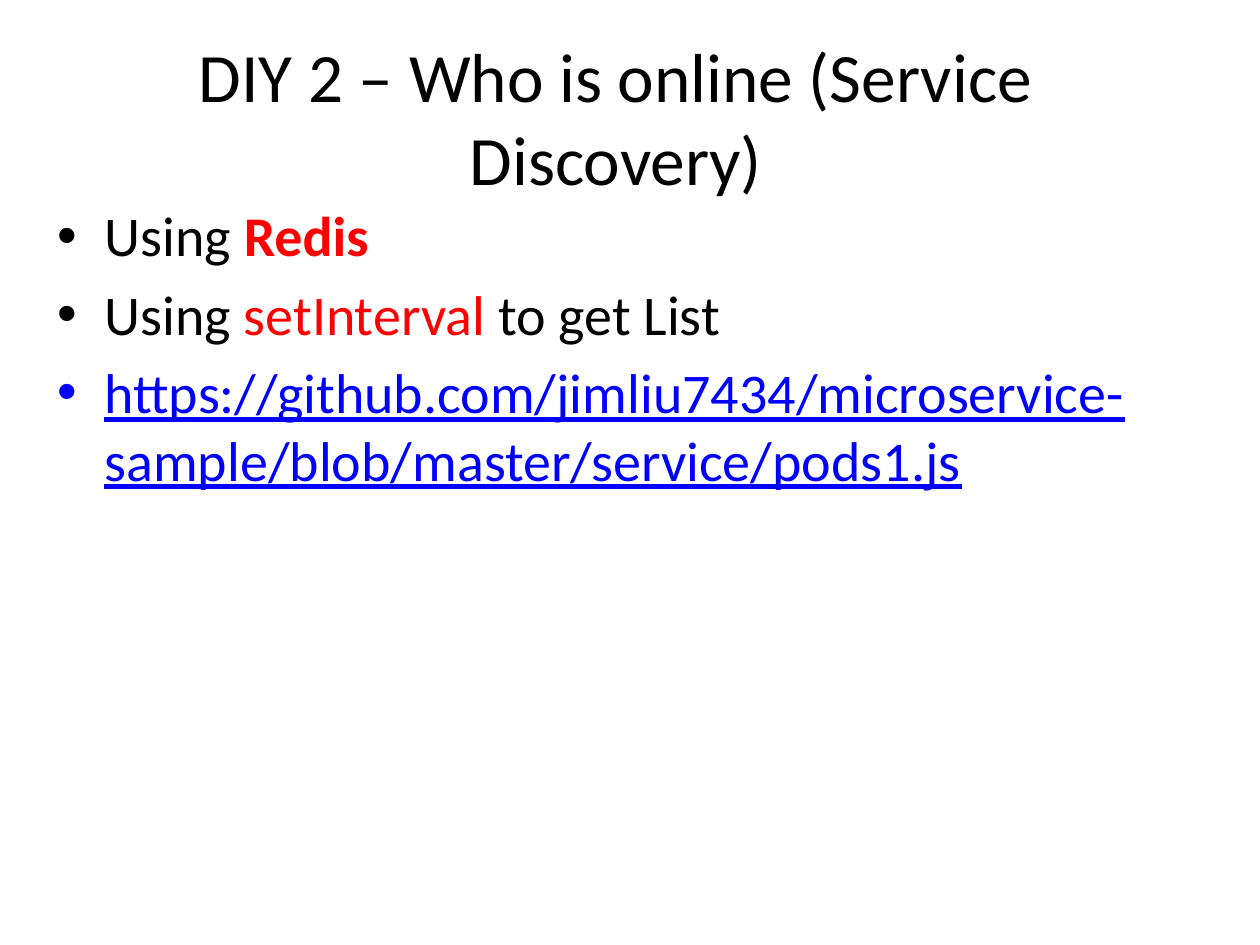
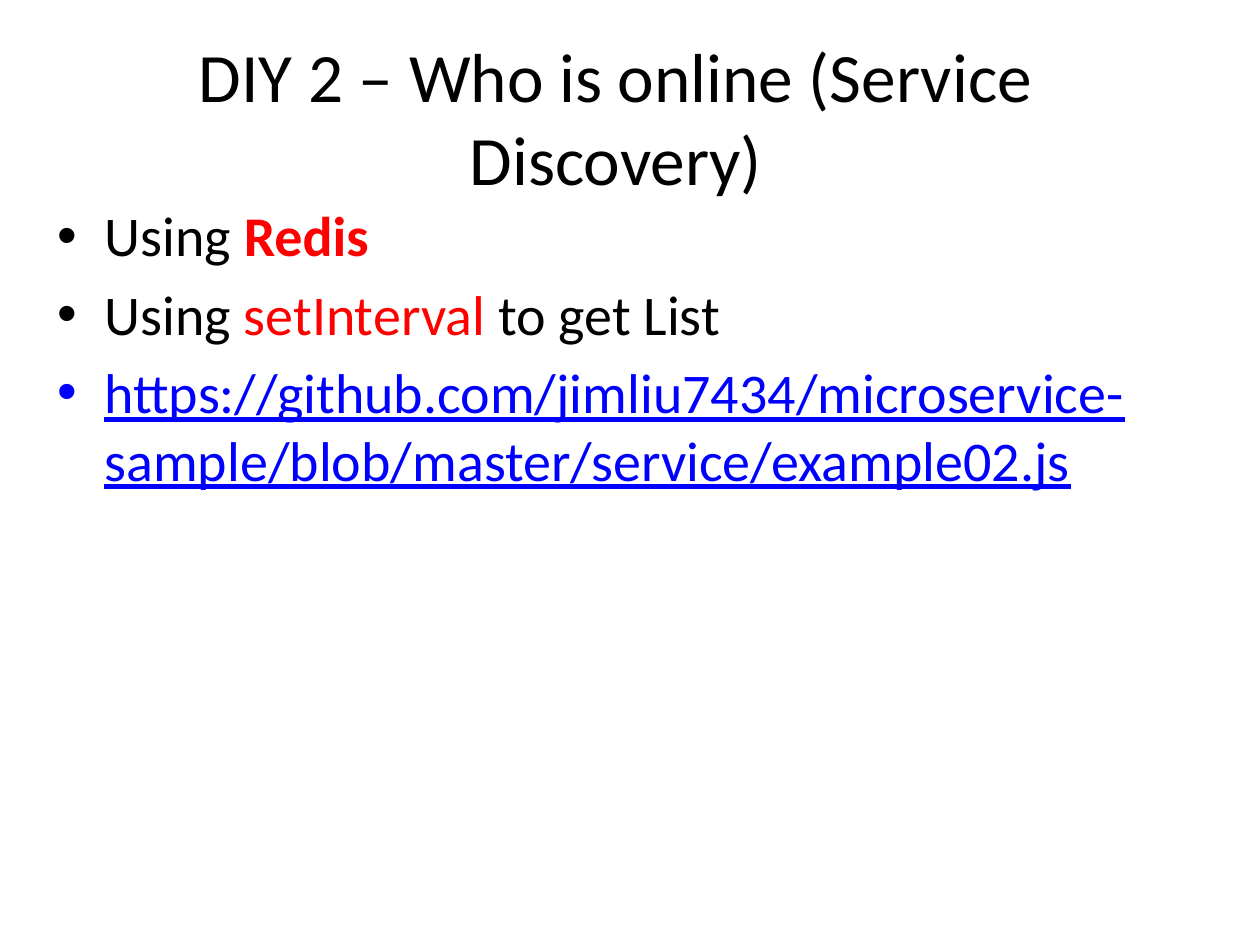
Before and after one commit to jimliu7434/microservice-sample, a slide deck: slide 14 of Microservice02.pptx (slide 13 before the commit). Drawn at 1260x945 pixels with LibreOffice and Linux fonts; fonts in the diff are those of the drawing. Boxes give left, top, right and bottom in pixels: in the first picture for what was removed or moved away, otherwise in the second. Text is boxed around its words. In the diff, an @@ line names an element or a change of style, - is before the commit and + after.

Commit message:
pptx 更新至 example05

```diff
--- a/Microservice02.pptx
+++ b/Microservice02.pptx
@@ text at (104,374,1123,491): text changed @@
-• https://github.com/jimliu7434/microservice-sample/blob/master/service/pods1.js
+• https://github.com/jimliu7434/microservice-sample/blob/master/service/example02.js
```
Also in this commit, not shown: 1 other slide changed, 1 slide added, 1 slide removed, 2 other files.
